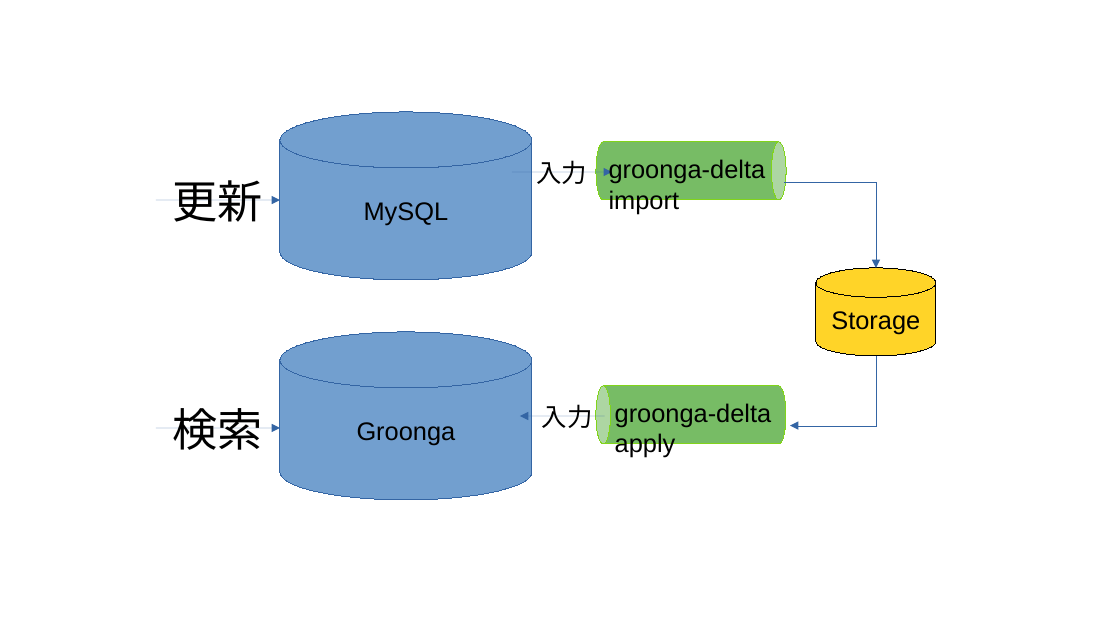
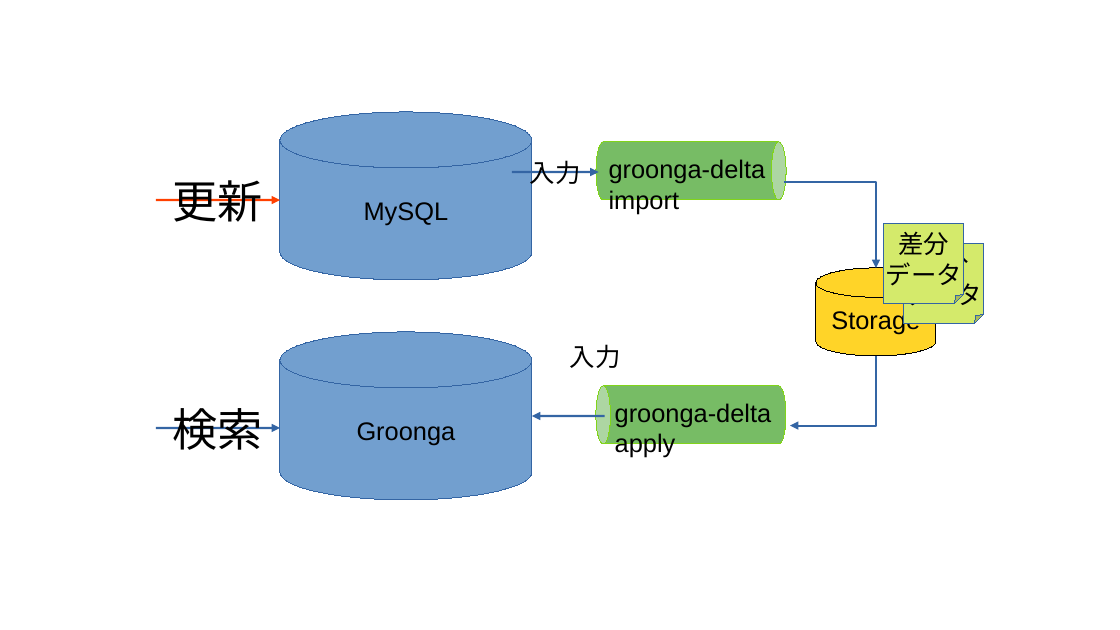
Before and after one commit to komainu8/rabbit-slide-komainu8-yapc-kyoto-2023, a slide deck: slide 4 of images/無題 1.odp. Drawn at 1120x630 pixels with LibreOffice and Linux fonts; fonts in the diff are those of the drawing. Boxes give left, top, right and bottom in pixels: in the first picture for what was removed or moved away, otherwise in the second. Text is boxed around its words. In the diff, an @@ line names an element or a change of style, - is before the commit and + after.

```diff
--- a/images/無題 1.odp
+++ b/images/無題 1.odp
@@ line "入力" at <box>512,172,599,172</box>: outline #3465A4 0 pt to #3465A4 1.5 pt @@
@@ line "入力": place and size @@
-line "入力" at <box>512,172,612,172</box>
+line "入力" at <box>512,172,599,172</box>
@@ line "更新" at <box>157,200,281,200</box>: outline #3465A4 0 pt to #FF4000 1.5 pt @@
@@ folded corner added at <box>884,224,965,304</box>, fill #D4EA6B, outline #3465A4 0 pt, 18 pt, text #000000 @@
+差分
+データ
@@ folded corner added at <box>905,244,985,324</box>, fill #D4EA6B, outline #3465A4 0 pt, 18 pt, text #000000 @@
+差分
+データ
@@ text "入力": place and size @@
-text "入力" at <box>542,404,593,428</box>
+text "入力" at <box>570,344,621,368</box>
@@ line "検索" at <box>157,428,281,428</box>: outline #3465A4 0 pt to #3465A4 1.5 pt @@
@@ arrow moved from (605, 416) - (520, 416) to (605, 416) - (533, 416) @@
@@ arrow (605, 416) - (533, 416): stroke #3465A4 0 pt to #3465A4 1.5 pt @@
```
Also in this commit, not shown: 2 other slides changed, 2 slides added, 1 other file.
